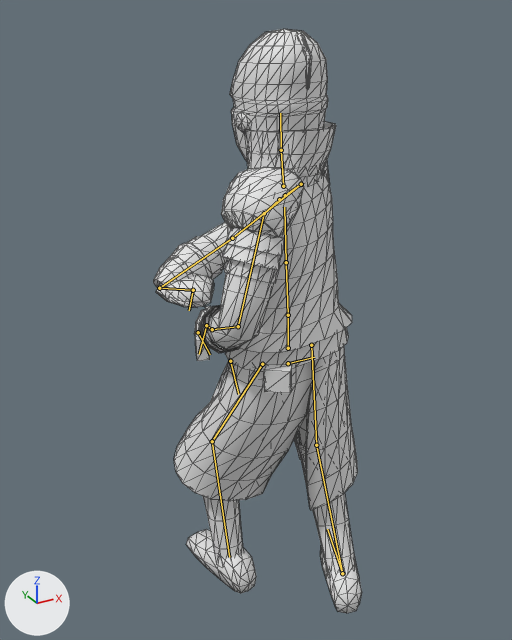
An edit to the glTF model models/characters/agent.glb, drawn before and after from the same camera.
Both versions are drawn from a 50 mm camera at (-0.987, -1.578, 1.812) aimed at (-0.039, 0.146, 0.95). The axes (+X, +Y, +Z) are drawn at lower left. The lights are the same throughout. The picture after the commit comes second. Both versions are drawn at frame 5 of the action 'sweep_RL'; the numbers are the values there. The bones that change, and the others that lie on the model, are drawn over the model as lines. Mesh edges are drawn as thin lines.

Objects in the first picture: 'Body', 'Coat', 'Trim'.
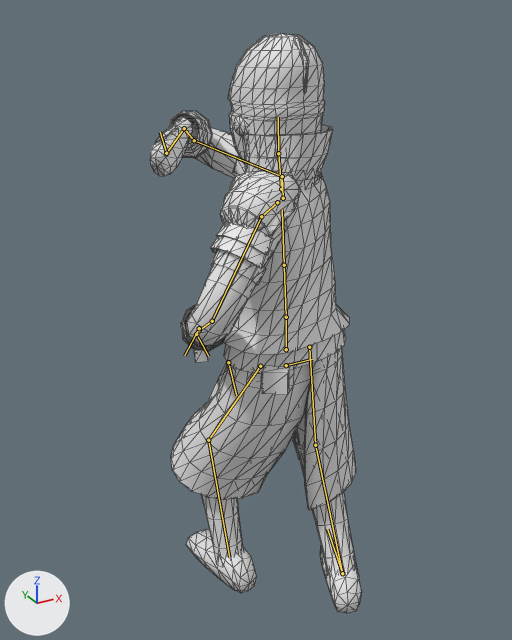
Pixel boxes [x1, y1, x2, y2] of what changed, in the pictures (512 x 640 px):
'Body', posed
    before: [153, 29, 362, 613]
    after: [150, 33, 362, 613]
'Coat', posed
    before: [174, 222, 358, 510]
    after: [171, 114, 356, 510]
'Trim', posed
    before: [187, 122, 336, 351]
    after: [182, 124, 333, 349]
bone 'Hips', root to tip
    before: (288, 348) to (288, 316)
    after: (286, 349) to (286, 318)
bone 'UpperArm_L', root to tip
    before: (264, 213) to (238, 326)
    after: (261, 216) to (212, 321)
bone 'LowerArm_L', root to tip
    before: (238, 326) to (212, 329)
    after: (212, 321) to (199, 330)
bone 'Shoulder_R', root to tip
    before: (285, 195) to (301, 184)
    after: (283, 198) to (282, 176)
bone 'UpperArm_R', root to tip
    before: (301, 184) to (232, 238)
    after: (282, 176) to (194, 140)
bone 'LowerArm_R', root to tip
    before: (232, 238) to (159, 288)
    after: (194, 140) to (184, 128)
bone 'Hand_R', root to tip
    before: (159, 288) to (193, 290)
    after: (184, 128) to (166, 153)
bone 'UpperLeg_L', root to tip
    before: (262, 364) to (212, 441)
    after: (260, 366) to (208, 440)
bone 'LowerLeg_L', root to tip
    before: (212, 441) to (229, 557)
    after: (208, 440) to (229, 557)
bone 'UpperLeg_R', root to tip
    before: (311, 345) to (316, 445)
    after: (309, 347) to (315, 445)
bone 'LowerLeg_R', root to tip
    before: (316, 445) to (342, 573)
    after: (315, 445) to (342, 573)

The edits, one by one:
Bone 'Hips' (bone_hips) moves from (0.0, -0.074, 0.021) to (0.0, -0.084, 0.032).
Bone 'UpperArm_L' (bone_upperarm_l) turns from (23, 54, -6) to (39, 55, 23) degrees about its own x, y and z.
Bone 'LowerArm_L' (bone_lowerarm_l) turns from (73, 0, 0) to (80, 0, 0) degrees about its own x, y and z.
Bone 'Shoulder_R' (bone_shoulder_r) turns from (0, 0, 0) to (12, 0, 18) degrees about its own x, y and z.
Bone 'UpperArm_R' (bone_upperarm_r) turns from (57, -54, 59) to (82, 27, -19) degrees about its own x, y and z.
Bone 'LowerArm_R' (bone_lowerarm_r) turns from (-2, -52, 2) to (92, -3, 58) degrees about its own x, y and z.
Bone 'Hand_R' (bone_hand_r) turns from (31, 62, 158) to (-71, 30, -19) degrees about its own x, y and z.
Bone 'UpperLeg_L' (bone_upperleg_l) turns from (31, -3, 1) to (33, -3, 1) degrees about its own x, y and z.
Bone 'LowerLeg_L' (bone_lowerleg_l) turns from (-37, 0, 0) to (-41, 0, 0) degrees about its own x, y and z.
Bone 'UpperLeg_R' (bone_upperleg_r) turns from (7, 30, -8) to (8, 30, -8) degrees about its own x, y and z.
Bone 'LowerLeg_R' (bone_lowerleg_r) turns from (-36, 0, 0) to (-38, 0, 0) degrees about its own x, y and z.
